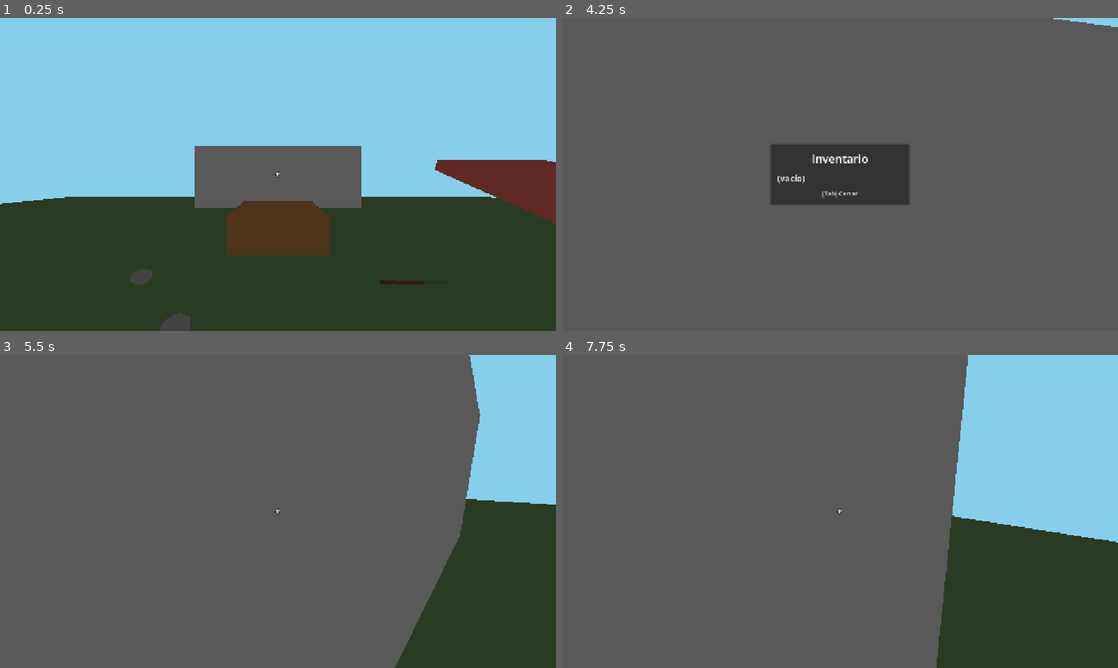
Above: before the commit, frames 1-4 (two rows, left to right).
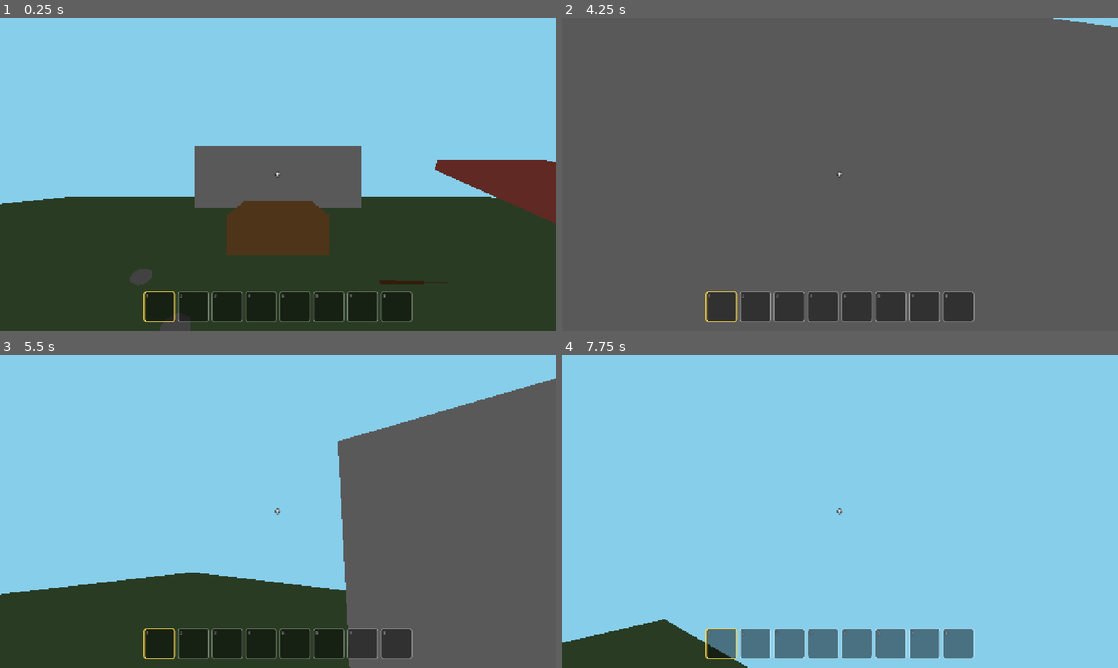
Above: after the commit, the same moments.

Repository: cgalvezd92/VideoJuego
Game: Godot game, scene res://Levels/main.tscn
Two runs of this game, one before a commit and one after it. Both use one fixed random seed, a clock stepped at 60 frames per second and the inputs below.
Inputs (mouse positions are in pixels of both pictures, inside the frame that each line leads up to):
- Up to frame 1 (0.25 s): no input
- Up to frame 2 (4.25 s): tap Enter at 0.5 s; move the mouse to (867, 174) at 0.52 s; hold W (move_forward) from 0.53 s (still down); tap 1 at 0.6, 1.55, 2.3, 2.85, 3.6 s; tap Space (jump) at 0.77, 1.52, 2.75, 3.02, 3.77 s; move the mouse to (812, 174) at 1.27 s; tap E (interact) at 1.35 s; move the mouse to (851, 168) at 2.02 s; hold Shift (sprint) 2.03-2.78 s; move the mouse to (834, 180) at 2.77 s; move the mouse to (878, 177) at 3.52 s; tap Tab (inventory, bound only before the commit) at 4.15 s
- Up to frame 3 (5.5 s): move the mouse to (111, 464) at 4.27 s; release W (move_forward) at 4.28 s; hold A (move_left) 4.28-5.03 s; tap E (interact) at 4.35 s; click (111, 464) at 4.42 s; tap Space (jump) at 4.52 s; tap 1 at 4.55, 5.3 s; tap Escape (ui_cancel) at 4.9 s; move the mouse to (283, 511) at 5.02 s; hold W (move_forward) from 5.03 s (still down); hold Shift (sprint) from 5.03 s (still down)
- Up to frame 4 (7.75 s): move the mouse to (817, 505) at 5.77 s; release W (move_forward) at 5.78 s; release Shift (sprint) at 5.78 s; hold D (move_right) 5.78-6.53 s; tap 1 at 5.85, 6.6, 7.55 s; tap Space (jump) at 6.02, 6.77, 7.52 s; move the mouse to (867, 511) at 6.52 s; hold W (move_forward) from 6.53 s (still down); move the mouse to (812, 511) at 7.27 s; tap E (interact) at 7.35 s

The runs differ from the first frame. In frame 1, 4.3% of the frame differs, in the area x 25-75%, y 87-98%; in frame 2, 8.9%; in frame 3, 84%, in the area x 0-100%, y 0-100%; in frame 4, 84%.

Commit message:
Etapa 3: inventario en barra de casillas abajo al centro
- inventory.gd: 8 casillas; los objetos iguales se apilan; -1 si está lleno.
- inventory_ui.gd: barra siempre visible; teclas 1-8 o rueda para elegir casilla.
- interactor.gd: avisa 'Inventario lleno' y no recoge el objeto.
- Se quita la ventana de Tab y la acción 'inventory'.

Co-Authored-By: Claude Opus 5.5 <noreply@anthropic.com>
Claude-Session: https://claude.ai/code/session_015eDmJJqEXKPdpgqKicuVm4

Diff:
--- a/Player/interactor.gd
+++ b/Player/interactor.gd
@@ -26,5 +26,8 @@
 
 func _pick_up(target: Object) -> void:
 	var total: int = inventory.add_item(target.item_id, target.display_name, target.amount)
+	if total == -1:
+		hud.show_message("Inventario lleno")
+		return
 	hud.show_message("Recogiste: %s (total: %d)" % [target.display_name, total])
 	target.collect()
--- a/Player/inventory.gd
+++ b/Player/inventory.gd
@@ -1,39 +1,72 @@
 extends Node
-## Inventario: guarda cuántos objetos de cada tipo lleva el jugador (Etapa 3).
+## Inventario por casillas (Etapa 3).
 ## Va en el nodo "Inventory", hijo de Player.
 
-## Se emite cada vez que cambia el contenido, para que la interfaz se actualice
-## solo cuando hace falta (y no en cada fotograma).
+## Se emite cuando cambia el contenido de alguna casilla.
 signal changed
+## Se emite cuando cambia la casilla seleccionada.
+signal selection_changed
 
-# Cantidad de cada objeto. Ejemplo: { "piedra": 3, "rama": 2 }
-var amounts: Dictionary = {}
-# Nombre visible de cada objeto. Ejemplo: { "piedra": "Piedra" }
-var names: Dictionary = {}
+const SLOT_COUNT: int = 8
+
+## Cada casilla es null (vacía) o un diccionario:
+## { "id": "piedra", "name": "Piedra", "amount": 3 }
+var slots: Array = []
+var selected: int = 0
 
 
-## Añade objetos y devuelve el nuevo total de ese tipo.
+func _ready() -> void:
+	slots.resize(SLOT_COUNT)  # Crea 8 casillas vacías (null).
+
+
+## Añade objetos. Si ya hay una casilla con ese objeto, se apilan;
+## si no, usa la primera casilla libre.
+## Devuelve el nuevo total, o -1 si el inventario está lleno.
 func add_item(id: String, display_name: String, amount: int = 1) -> int:
-	var total: int = amounts.get(id, 0) + amount
-	amounts[id] = total
-	names[id] = display_name
+	var index: int = _find_slot(id)
+	if index == -1:
+		index = slots.find(null)
+		if index == -1:
+			return -1
+		slots[index] = { "id": id, "name": display_name, "amount": 0 }
+
+	slots[index].amount += amount
 	changed.emit()
-	return total
+	return slots[index].amount
 
 
 ## Quita objetos si hay suficientes. Devuelve true si se pudo.
 ## (Se usará en etapas futuras, por ejemplo para fabricar o hacer fuego.)
 func remove_item(id: String, amount: int = 1) -> bool:
-	var current: int = amounts.get(id, 0)
-	if current < amount:
+	var index: int = _find_slot(id)
+	if index == -1 or slots[index].amount < amount:
 		return false
-	if current == amount:
-		amounts.erase(id)
-	else:
-		amounts[id] = current - amount
+
+	slots[index].amount -= amount
+	if slots[index].amount == 0:
+		slots[index] = null
 	changed.emit()
 	return true
 
 
 func get_amount(id: String) -> int:
-	return amounts.get(id, 0)
+	var index: int = _find_slot(id)
+	return 0 if index == -1 else slots[index].amount
+
+
+## Cambia la casilla seleccionada (da la vuelta al pasar de la última).
+func select(index: int) -> void:
+	selected = posmod(index, SLOT_COUNT)
+	selection_changed.emit()
+
+
+## Devuelve lo que hay en la casilla seleccionada (o null).
+func get_selected_item():
+	return slots[selected]
+
+
+func _find_slot(id: String) -> int:
+	for i in SLOT_COUNT:
+		if slots[i] != null and slots[i].id == id:
+			return i
+	return -1
--- a/Player/inventory_ui.gd
+++ b/Player/inventory_ui.gd
@@ -1,86 +1,120 @@
 extends CanvasLayer
-## Ventana del inventario: se abre y se cierra con Tab (Etapa 3).
+## Barra de inventario con casillas, abajo al centro (Etapa 3).
+## Teclas 1-8 o rueda del mouse para elegir casilla.
 ## Va en el nodo "InventoryUI", hijo de Player.
 
+const SLOT_SIZE: float = 72.0
+
 @onready var inventory = owner.get_node("Inventory")
-@onready var hud: CanvasLayer = owner.get_node("HUD")
 
-var is_open: bool = false
-var panel: PanelContainer
-var list_label: Label
+# Por cada casilla guardamos su panel y sus textos para actualizarlos.
+var slot_panels: Array[Panel] = []
+var name_labels: Array[Label] = []
+var count_labels: Array[Label] = []
+
+var style_normal: StyleBoxFlat
+var style_selected: StyleBoxFlat
 
 
 func _ready() -> void:
-	_build_window()
-	inventory.changed.connect(_refresh)
-	_refresh()
-	panel.visible = false
+	style_normal = _make_style(Color(1, 1, 1, 0.35), 2)
+	style_selected = _make_style(Color(1.0, 0.85, 0.3), 3)
+	_build_bar()
+	inventory.changed.connect(_refresh_items)
+	inventory.selection_changed.connect(_refresh_selection)
+	_refresh_items()
+	_refresh_selection()
 
 
 func _unhandled_input(event: InputEvent) -> void:
-	if event.is_action_pressed("inventory"):
-		_set_open(not is_open)
-		get_viewport().set_input_as_handled()
-	elif is_open and event.is_action_pressed("ui_cancel"):
-		# Esc también cierra el inventario.
-		_set_open(false)
-		get_viewport().set_input_as_handled()
+	# Teclas 1 a 8: elegir casilla directamente.
+	if event is InputEventKey and event.pressed and not event.echo:
+		var number: int = event.physical_keycode - KEY_1
+		if number >= 0 and number < inventory.SLOT_COUNT:
+			inventory.select(number)
+	# Rueda del mouse: casilla siguiente o anterior.
+	elif event is InputEventMouseButton and event.pressed:
+		if event.button_index == MOUSE_BUTTON_WHEEL_DOWN:
+			inventory.select(inventory.selected + 1)
+		elif event.button_index == MOUSE_BUTTON_WHEEL_UP:
+			inventory.select(inventory.selected - 1)
 
 
-func _set_open(open: bool) -> void:
-	is_open = open
-	panel.visible = open
-	# La mira y los avisos se ocultan para que no tapen la ventana.
-	hud.visible = not open
-	# Con el inventario abierto se ve el mouse y la cámara no gira.
-	if open:
-		Input.mouse_mode = Input.MOUSE_MODE_VISIBLE
-	else:
-		Input.mouse_mode = Input.MOUSE_MODE_CAPTURED
+func _refresh_items() -> void:
+	# Solo se llama cuando el inventario cambia, no en cada fotograma.
+	for i in inventory.SLOT_COUNT:
+		var item = inventory.slots[i]
+		if item == null:
+			name_labels[i].text = ""
+			count_labels[i].text = ""
+		else:
+			name_labels[i].text = item.name
+			count_labels[i].text = "x%d" % item.amount
 
 
-func _refresh() -> void:
-	# Reescribe la lista. Solo se llama cuando el inventario cambia.
-	if inventory.amounts.is_empty():
-		list_label.text = "(vacío)"
-		return
-
-	var lines: PackedStringArray = []
-	for id in inventory.amounts:
-		lines.append("%s  x%d" % [inventory.names[id], inventory.amounts[id]])
-	list_label.text = "\n".join(lines)
+func _refresh_selection() -> void:
+	for i in inventory.SLOT_COUNT:
+		var style: StyleBoxFlat = style_selected if i == inventory.selected else style_normal
+		slot_panels[i].add_theme_stylebox_override("panel", style)
 
 
-func _build_window() -> void:
-	# Crea la ventana por código: un panel centrado con un título y la lista.
-	panel = PanelContainer.new()
-	add_child(panel)
-	panel.set_anchors_and_offsets_preset(Control.PRESET_CENTER)
-	panel.custom_minimum_size = Vector2(320, 0)
-	panel.grow_horizontal = Control.GROW_DIRECTION_BOTH
-	panel.grow_vertical = Control.GROW_DIRECTION_BOTH
+func _build_bar() -> void:
+	# Fila de casillas pegada abajo y centrada.
+	var bar := HBoxContainer.new()
+	add_child(bar)
+	bar.add_theme_constant_override("separation", 6)
+	bar.set_anchors_and_offsets_preset(Control.PRESET_CENTER_BOTTOM)
+	bar.grow_horizontal = Control.GROW_DIRECTION_BOTH
+	bar.grow_vertical = Control.GROW_DIRECTION_BEGIN
+	bar.offset_bottom = -20.0
+	# El mouse atraviesa la barra (no bloquea clics).
+	bar.mouse_filter = Control.MOUSE_FILTER_IGNORE
 
-	var margin := MarginContainer.new()
-	panel.add_child(margin)
-	for side in ["left", "right", "top", "bottom"]:
-		margin.add_theme_constant_override("margin_" + side, 16)
+	for i in inventory.SLOT_COUNT:
+		var panel := Panel.new()
+		bar.add_child(panel)
+		panel.custom_minimum_size = Vector2(SLOT_SIZE, SLOT_SIZE)
+		panel.mouse_filter = Control.MOUSE_FILTER_IGNORE
 
-	var column := VBoxContainer.new()
-	margin.add_child(column)
-	column.add_theme_constant_override("separation", 12)
+		# Número de la casilla (arriba a la izquierda).
+		var number := _add_label(panel, str(i + 1), 12, Control.PRESET_TOP_LEFT)
+		number.position = Vector2(5, 2)
+		number.modulate = Color(1, 1, 1, 0.6)
 
-	var title := Label.new()
-	column.add_child(title)
-	title.text = "Inventario"
-	title.horizontal_alignment = HORIZONTAL_ALIGNMENT_CENTER
-	title.add_theme_font_size_override("font_size", 26)
+		# Nombre del objeto (centro).
+		var item_name := _add_label(panel, "", 14, Control.PRESET_FULL_RECT)
+		item_name.horizontal_alignment = HORIZONTAL_ALIGNMENT_CENTER
+		item_name.vertical_alignment = VERTICAL_ALIGNMENT_CENTER
+		name_labels.append(item_name)
 
-	list_label = Label.new()
-	column.add_child(list_label)
-	list_label.add_theme_font_size_override("font_size", 20)
+		# Cantidad (abajo a la derecha).
+		var count := _add_label(panel, "", 13, Control.PRESET_FULL_RECT)
+		count.horizontal_alignment = HORIZONTAL_ALIGNMENT_RIGHT
+		count.vertical_alignment = VERTICAL_ALIGNMENT_BOTTOM
+		count.offset_right = -6.0
+		count.offset_bottom = -3.0
+		count_labels.append(count)
 
-	var hint := Label.new()
-	column.add_child(hint)
-	hint.text = "[Tab] Cerrar"
-	hint.horizontal_alignment = HORIZONTAL_ALIGNMENT_CENTER
-	hint.add_theme_font_size_override("font_size", 14)
+		slot_panels.append(panel)
+
+
+func _add_label(parent: Control, text: String, size: int, preset: int) -> Label:
+	var label := Label.new()
+	parent.add_child(label)
+	label.set_anchors_and_offsets_preset(preset)
+	label.text = text
+	label.mouse_filter = Control.MOUSE_FILTER_IGNORE
+	label.add_theme_font_size_override("font_size", size)
+	label.add_theme_constant_override("outline_size", 4)
+	label.add_theme_color_override("font_outline_color", Color.BLACK)
+	return label
+
+
+func _make_style(border_color: Color, border_width: int) -> StyleBoxFlat:
+	# Fondo oscuro semitransparente con borde y esquinas redondeadas.
+	var style := StyleBoxFlat.new()
+	style.bg_color = Color(0, 0, 0, 0.45)
+	style.border_color = border_color
+	style.set_border_width_all(border_width)
+	style.set_corner_radius_all(6)
+	return style
--- a/Player/player.gd
+++ b/Player/player.gd
@@ -17,7 +17,6 @@
 @export var fall_limit: float = -10.0
 
 @onready var head: Node3D = $Head
-@onready var inventory_ui = $InventoryUI
 
 var spawn_position: Vector3
 
@@ -31,8 +30,8 @@
 	if event.is_action_pressed("ui_cancel"):
 		# Esc libera el mouse.
 		Input.mouse_mode = Input.MOUSE_MODE_VISIBLE
-	elif event is InputEventMouseButton and event.pressed and not inventory_ui.is_open:
-		# Un clic vuelve a capturarlo (pero no con el inventario abierto).
+	elif event is InputEventMouseButton and event.pressed:
+		# Un clic vuelve a capturarlo.
 		Input.mouse_mode = Input.MOUSE_MODE_CAPTURED
 	elif event is InputEventMouseMotion and Input.mouse_mode == Input.MOUSE_MODE_CAPTURED:
 		_rotate_camera(event.screen_relative)
--- a/project.godot
+++ b/project.godot
@@ -60,11 +60,6 @@
 "events": [Object(InputEventKey,"resource_local_to_scene":false,"resource_name":"","device":-1,"window_id":0,"alt_press …(192 unchanged characters)…
 ]
 }
-inventory={
-"deadzone": 0.2,
-"events": [Object(InputEventKey,"resource_local_to_scene":false,"resource_name":"","device":-1,"window_id":0,"alt_pressed":false,"shift_pressed":false,"ctrl_pressed":false,"meta_pressed":false,"pressed":false,"keycode":0,"physical_keycode":4194306,"key_label":0,"unicode":0,"location":0,"echo":false,"script":null)
-]
-}
 
 [physics]
 
Not shown, changed: CLAUDE.md
